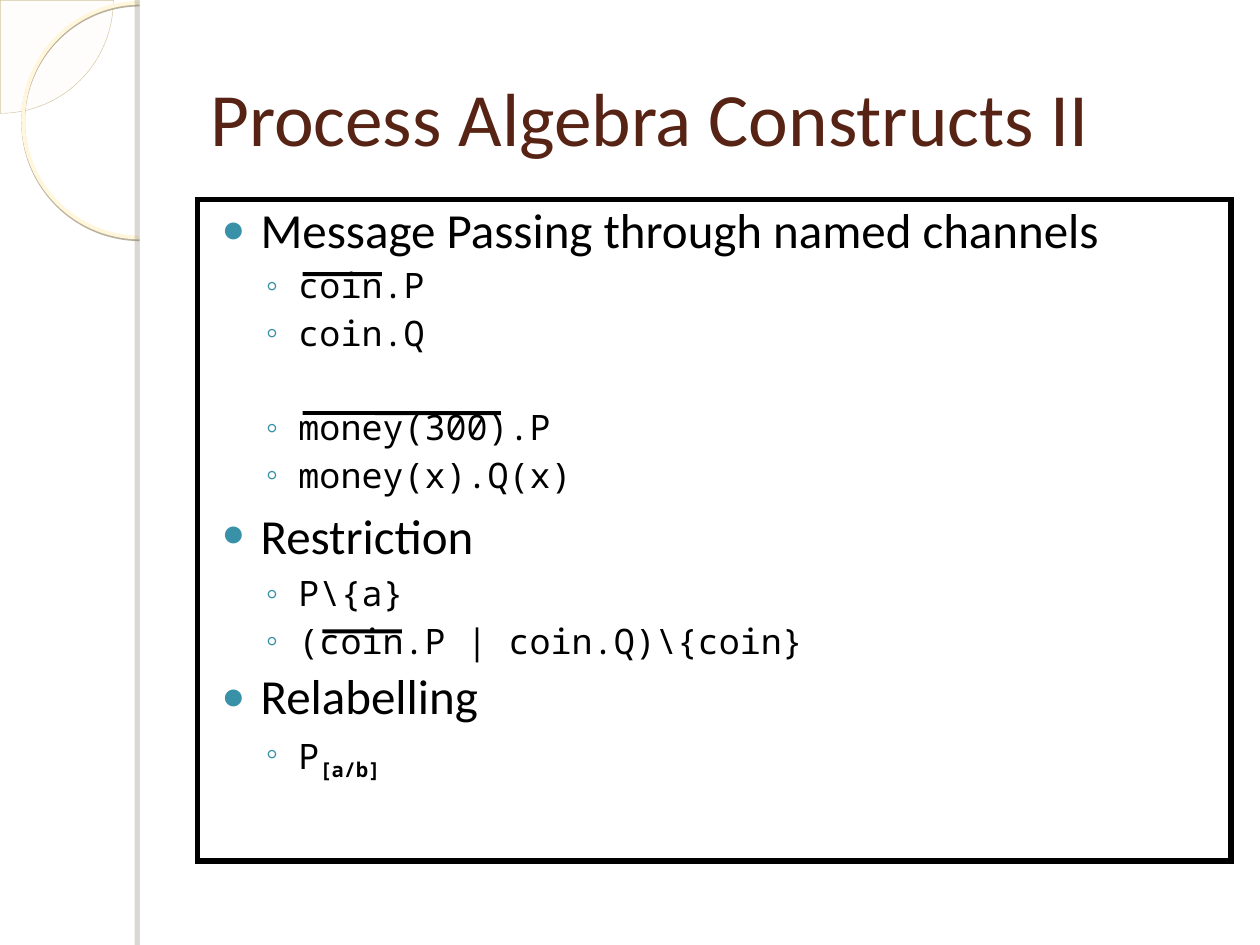
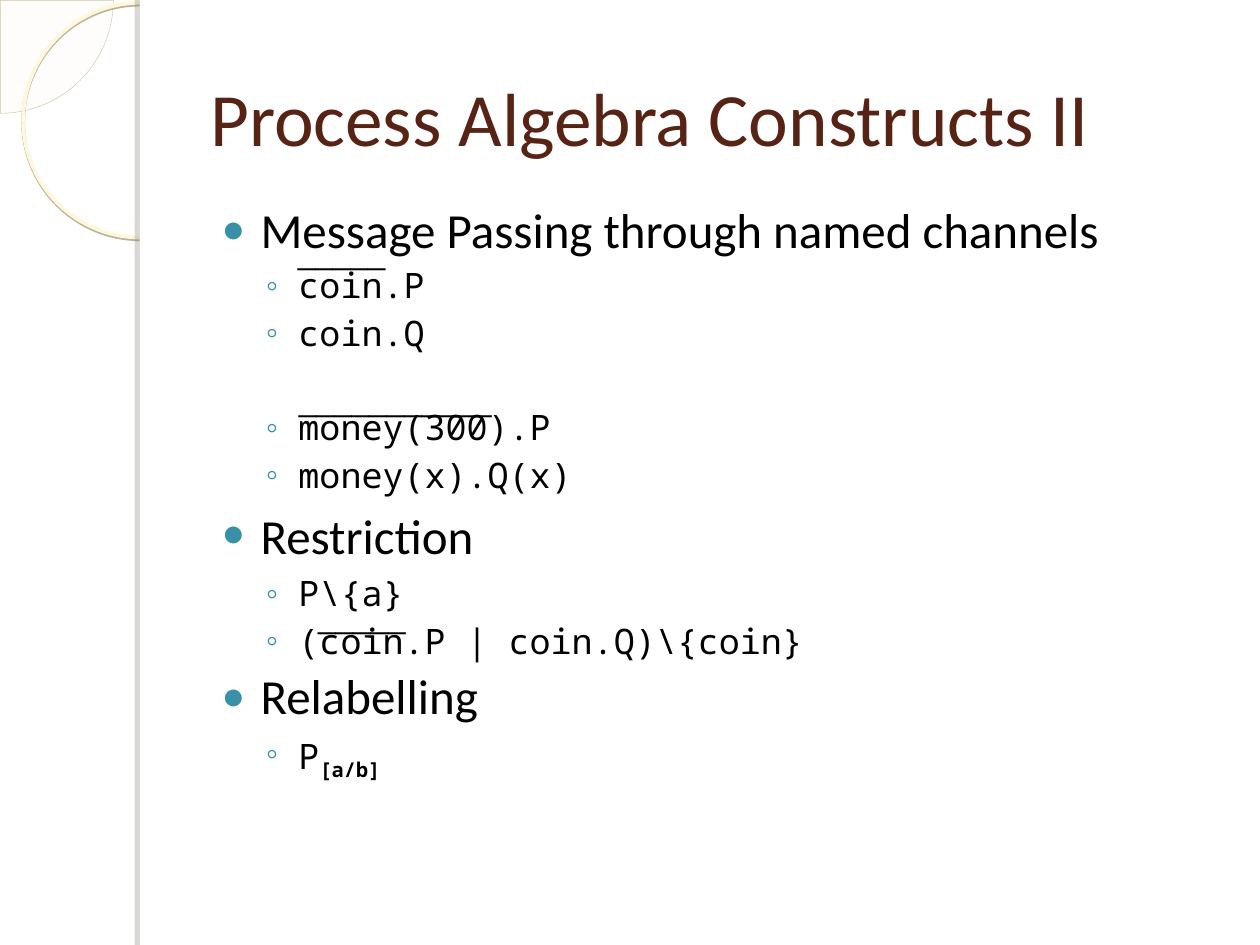
Before and after one commit to einaregilsson/Process-Language-Runtime, a slide deck: slide 5 of presentation.ppt. Drawn at 1260x945 pixels with LibreOffice and Linux fonts; fonts in the diff are those of the drawing; background and template pictures are left out. Boxes give left, top, right and bottom in pixels: in the first picture for what was removed or moved away, otherwise in the second. Text is boxed around its words. In the diff, an @@ line names an element or a change of style, - is before the commit and + after.

```diff
--- a/presentation.ppt
+++ b/presentation.ppt
@@ text "Message Passing through named channels": place and size @@
-text "Message Passing through named channels" at bbox=[198, 199, 1231, 861]
+text "Message Passing through named channels" at bbox=[261, 214, 1099, 781]
@@ text "Message Passing through named channels" at bbox=[261, 214, 1099, 781]: outline #000000 3 pt to none @@
@@ text added at bbox=[286, 227, 410, 277], 18 pt, text #000000 @@
+_____
@@ line removed from (302, 275) to (382, 275) @@
@@ text added at bbox=[286, 374, 504, 425], 18 pt, text #000000 @@
+___________
@@ line removed from (302, 413) to (501, 413) @@
@@ text added at bbox=[306, 591, 418, 641], 18 pt, text #000000 @@
+_____
@@ line removed from (323, 631) to (402, 631) @@
```
Also in this commit, not shown: 2 other slides changed.
